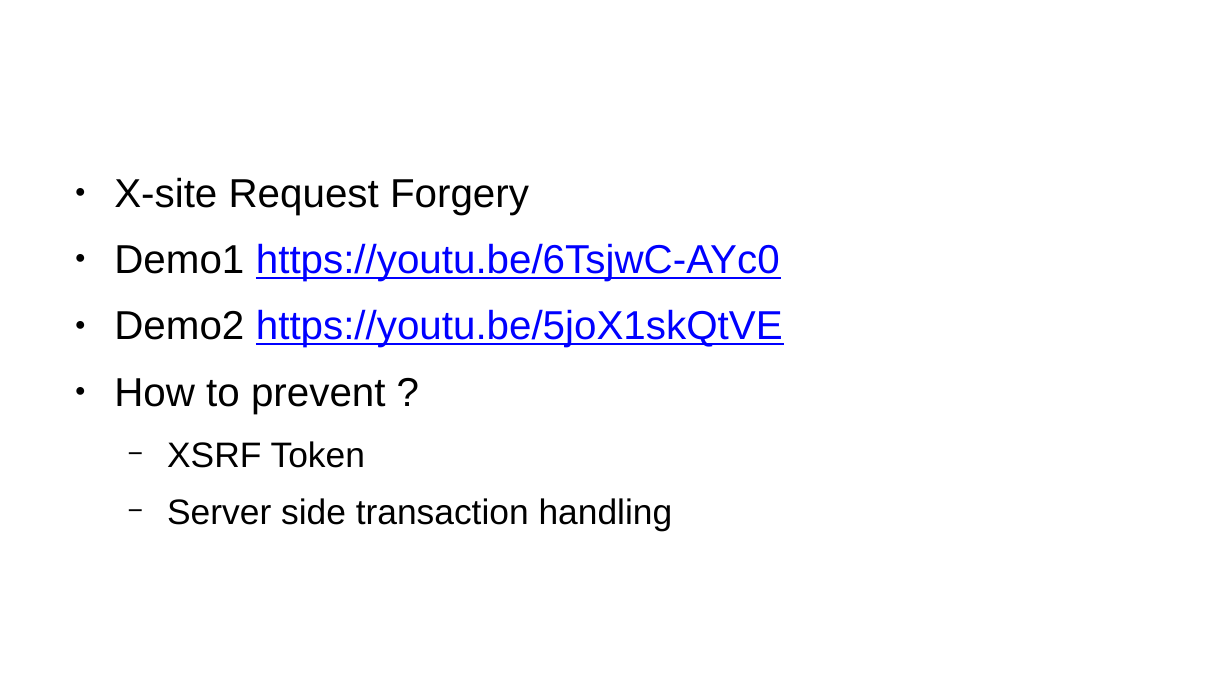
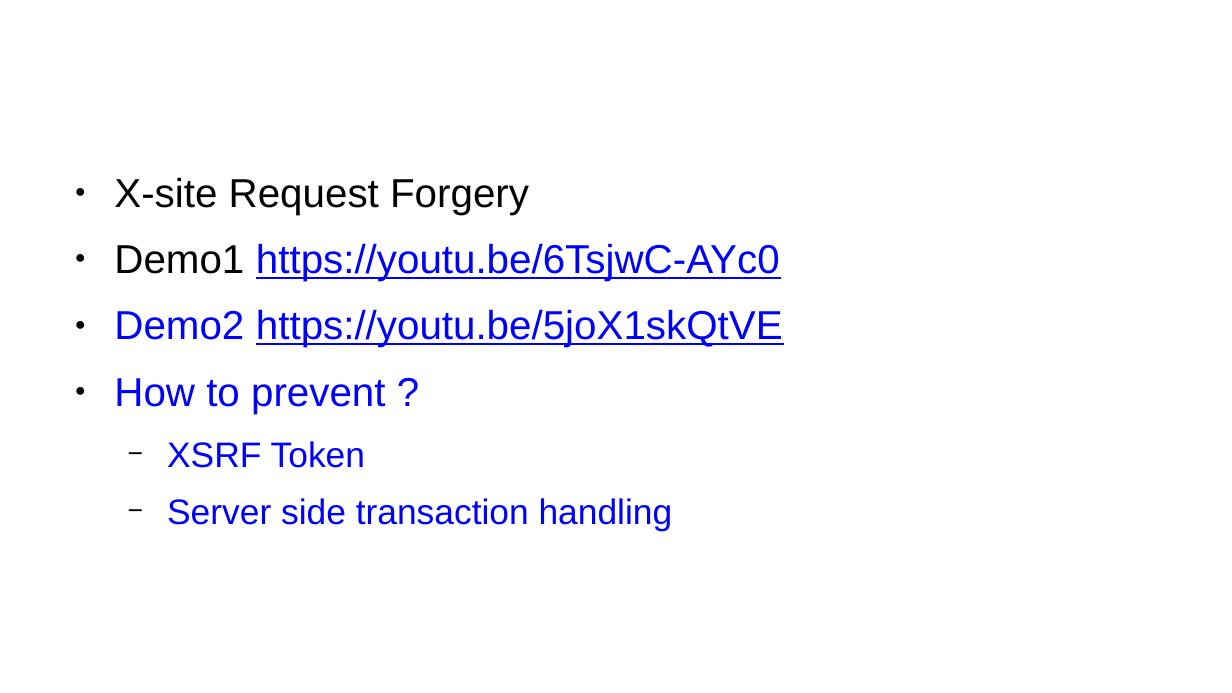
Before and after one commit to bjha96/public, a slide deck: slide 3 of Docs/Security PPT.pptx. Drawn at 1232x693 pixels with LibreOffice and Linux fonts; fonts in the diff are those of the drawing; background and template pictures are left out. Boxes give left, top, right and bottom in pixels: in the first picture for what was removed or moved away, otherwise in the second. Text is boxed around its words. In the diff, an @@ line names an element or a change of style, - is before the commit and + after.

Commit message:
Saved in open office format

```diff
--- a/Docs/Security PPT.pptx
+++ b/Docs/Security PPT.pptx
@@ text at [114, 309, 783, 530]: text colour #000000 to #0000FF in "Demo2", "How to prevent ?", "XSRF Token", "Server side transaction handling" @@
```
Also in this commit, not shown: 2 other slides changed.
